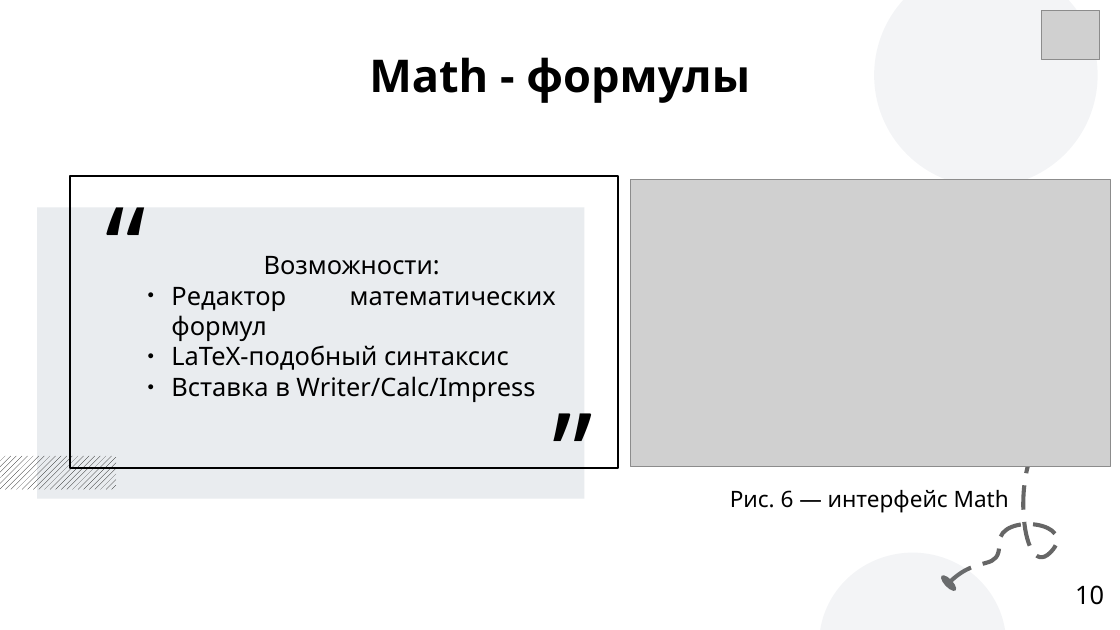
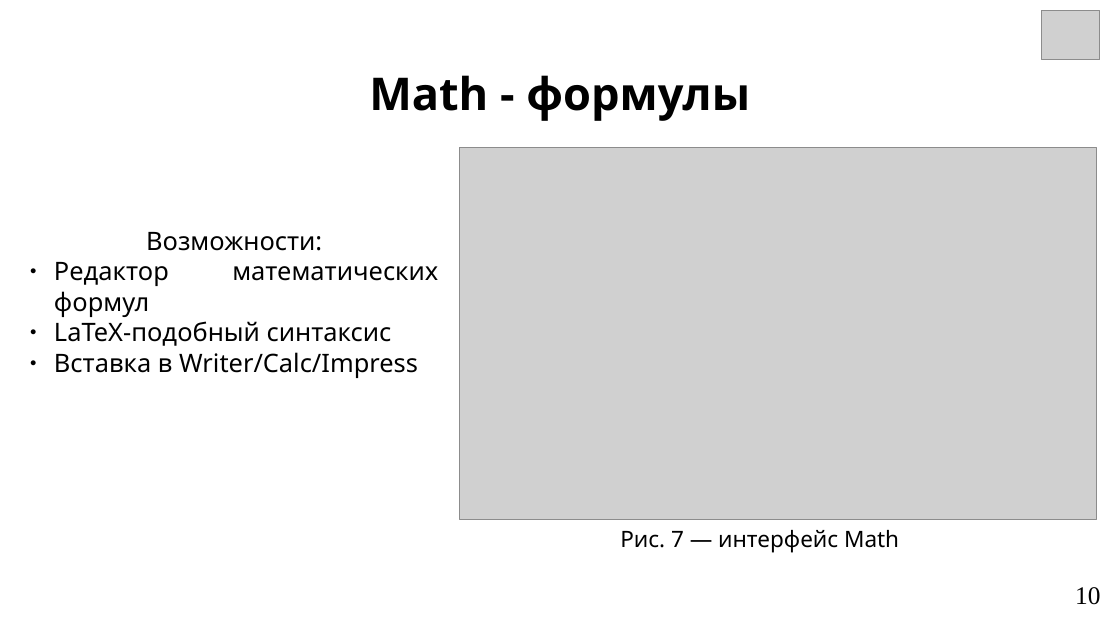
Before and after one commit to Soft-Darkness/digital-fundamentals, a slide deck: slide 10 of Documents/LibreOffice_review.odp. Drawn at 1120x630 pixels with LibreOffice and Linux fonts; fonts in the diff are those of the drawing; grey boxes stand for pictures. Boxes give left, top, right and bottom in pixels: in the first picture for what was removed or moved away, otherwise in the second. Text is boxed around its words. In the diff, an @@ line names an element or a change of style, - is before the commit and + after.

```diff
--- a/Documents/LibreOffice_review.odp
+++ b/Documents/LibreOffice_review.odp
@@ ellipse removed at [874,0,1098,187] @@
@@ text "Math - формулы": place and size @@
-text "Math - формулы" at [369,57,750,103]
+text "Math - формулы" at [369,75,750,121]
@@ text "Math - формулы" at [369,75,750,121]: vertical alignment middle to top @@
@@ picture: place and size @@
-picture at [631,180,1111,466]
+picture at [460,147,1098,520]
@@ rectangle removed at [70,177,618,469] @@
@@ text removed at [96,171,217,334] @@
-“
@@ rectangle removed at [37,207,584,499] @@
@@ text "Возможности:": place and size @@
-text "Возможности:" at [171,256,556,402]
+text "Возможности:" at [54,232,438,378]
@@ text removed at [543,376,665,540] @@
-”
@@ freeform shape removed at [949,431,1058,583] @@
@@ rectangle removed at [0,456,116,490] @@
@@ text at [620,530,899,553]: text changed @@
-Рис. 6 — интерфейс Math
+Рис. 7 ― интерфейс Math
@@ ellipse removed at [819,553,1006,630] @@
@@ page number at [1075,587,1100,605]: font Noto Sans to Times New Roman @@
```
Also in this commit, not shown: 11 other slides changed, 1 other file.
